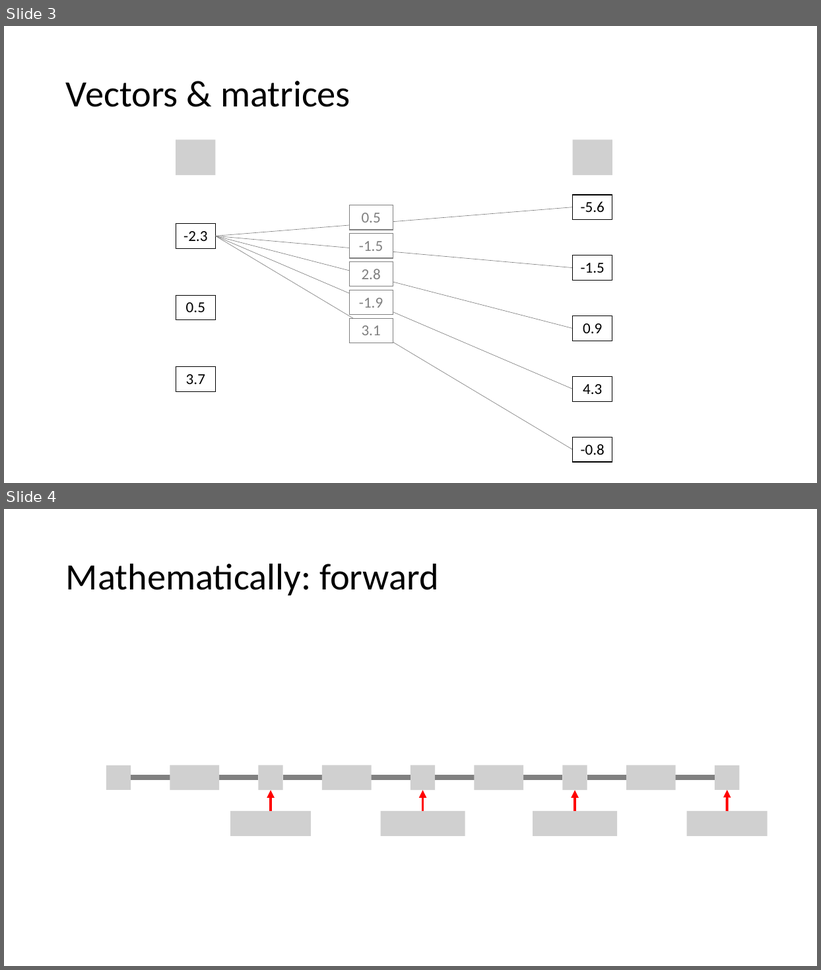
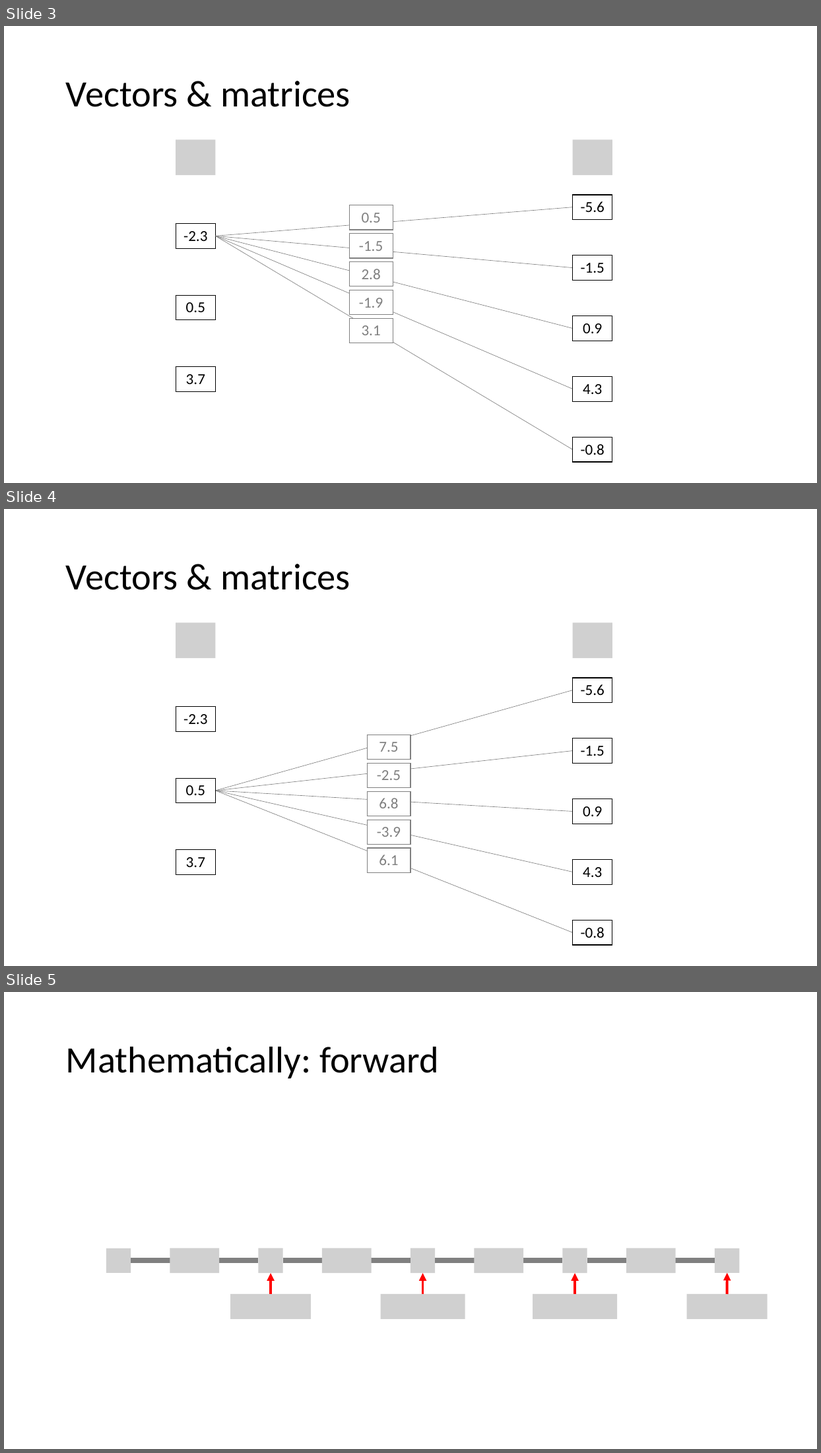
Before and after one commit to PRF-Development/DataAnalysisExtras, a slide deck: TeachingNetwoks.pptx. Shown one above the other, each under a label of ours: slides 3 and 4 before the commit, slides 3, 4 and 5 after it. The pictures are 821x970 and 821x1453 pixels, drawn with LibreOffice and Linux fonts; fonts in the diff are those of the drawing; grey boxes stand for pictures. Boxes give left, top, right and bottom in pixels: in the first picture for what was removed or moved away, otherwise in the second. Text is boxed around its words. In the diff, an @@ line names an element or a change of style, - is before the commit and + after.

Commit message:
vector & matrices (2/3)

```diff
--- a/TeachingNetwoks.pptx
+++ b/TeachingNetwoks.pptx
@@ slide 4 added at [4, 509, 817, 966], background #FFFFFF @@
@@ title added at [66, 564, 350, 590], 44 pt, text #000000 @@
+Vectors & matrices
@@ picture added at [176, 623, 216, 658] @@
@@ picture added at [573, 623, 613, 658] @@
@@ table added at [573, 678, 613, 703], 1 rows, 1 columns @@
+-5.6
@@ table added at [176, 706, 216, 731], 1 rows, 1 columns @@
+-2.3
@@ line added from (216, 791) to (573, 690), #808080 0.5 pt @@
@@ table added at [367, 735, 411, 760], 1 rows, 1 columns @@
+7.5
@@ table added at [573, 739, 613, 763], 1 rows, 1 columns @@
+-1.5
@@ line added from (216, 791) to (573, 751), #808080 0.5 pt @@
@@ table added at [367, 763, 411, 788], 1 rows, 1 columns @@
+-2.5
@@ table added at [176, 779, 216, 803], 1 rows, 1 columns @@
+0.5
@@ line added from (216, 791) to (573, 811), #808080 0.5 pt @@
@@ line added from (216, 791) to (573, 873), #808080 0.5 pt @@
@@ line added from (216, 791) to (573, 933), #808080 0.5 pt @@
@@ table added at [367, 791, 411, 817], 1 rows, 1 columns @@
+6.8
@@ table added at [573, 799, 613, 824], 1 rows, 1 columns @@
+0.9
@@ table added at [367, 820, 411, 845], 1 rows, 1 columns @@
+-3.9
@@ table added at [176, 850, 216, 875], 1 rows, 1 columns @@
+3.7
@@ table added at [367, 848, 411, 873], 1 rows, 1 columns @@
+6.1
@@ table added at [573, 859, 613, 885], 1 rows, 1 columns @@
+4.3
@@ table added at [573, 921, 613, 946], 1 rows, 1 columns @@
+-0.8
@@ what was slide 4 is now slide 5 @@
```
